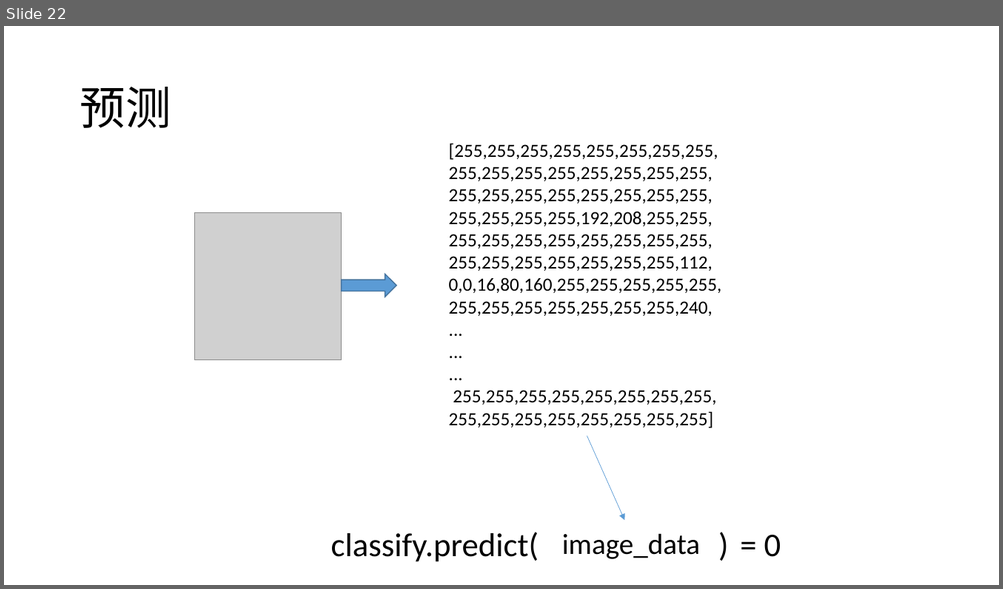
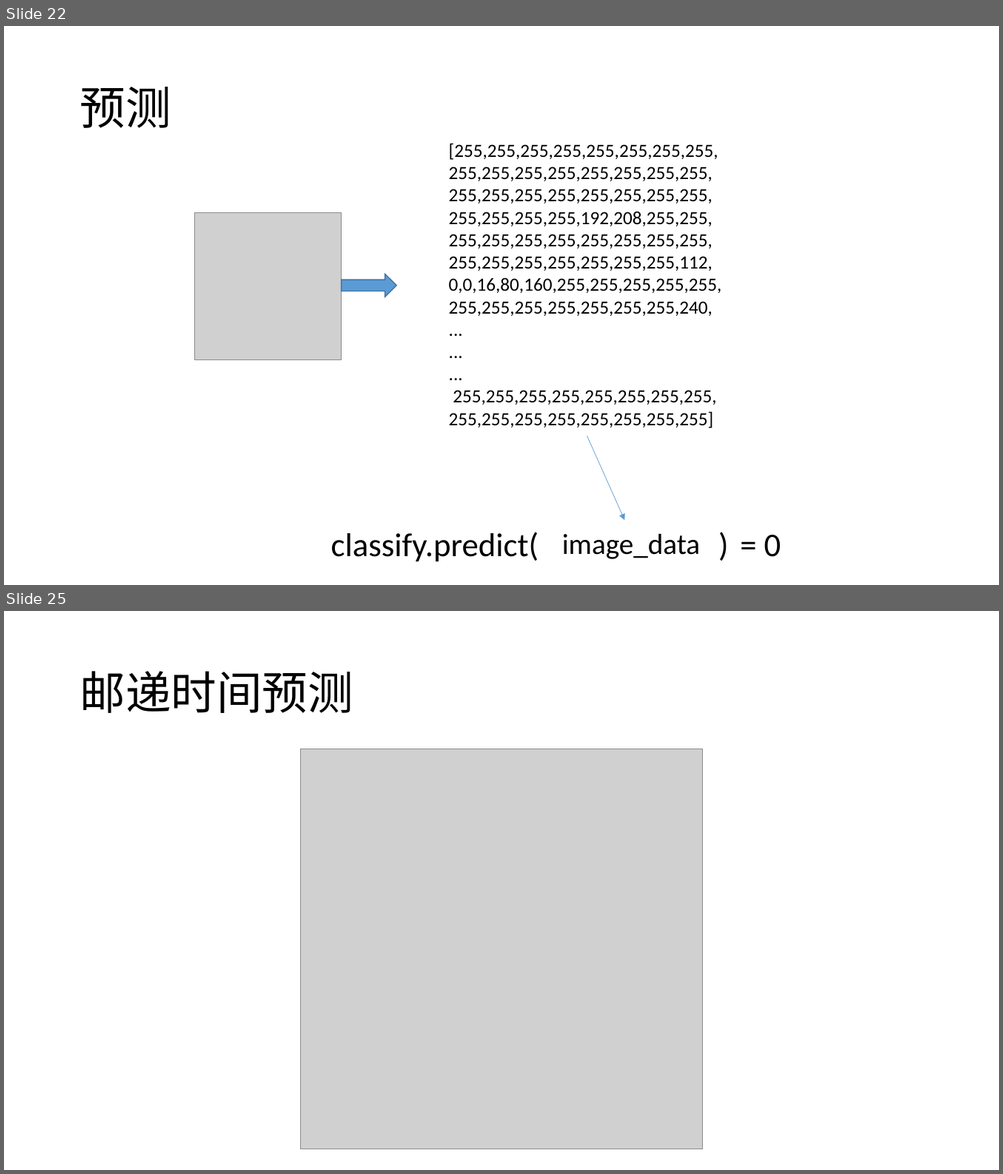
Before and after one commit to plter/HandwriteRecognizerCourse, a slide deck: 机器学习之手写识别.pptx. Shown one above the other, each under a label of ours: slide 22 before the commit, slides 22 and 25 after it; the slides between them are not shown. The pictures are 1003x589 and 1003x1174 pixels, drawn with LibreOffice and Linux fonts; fonts in the diff are those of the drawing; grey boxes stand for pictures. Boxes give left, top, right and bottom in pixels: in the first picture for what was removed or moved away, otherwise in the second. Text is boxed around its words. In the diff, an @@ line names an element or a change of style, - is before the commit and + after.

```diff
--- a/机器学习之手写识别.pptx
+++ b/机器学习之手写识别.pptx
@@ slide 25 added at [4,611,999,1170], background #FFFFFF @@
@@ title added at [79,671,353,713], 44 pt, text #000000 @@
+邮递时间预测
@@ picture added at [300,749,702,1150] @@
```
Also in this commit, not shown: 5 other slides added, 3 other files.
